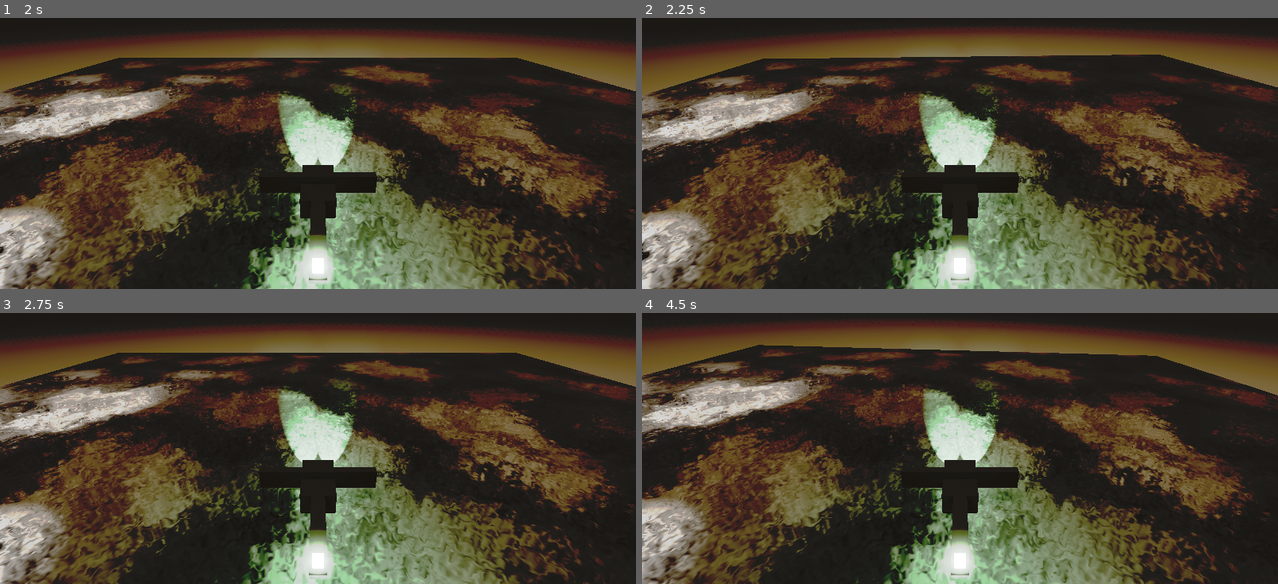
Above: before the commit, frames 1-4 (two rows, left to right).
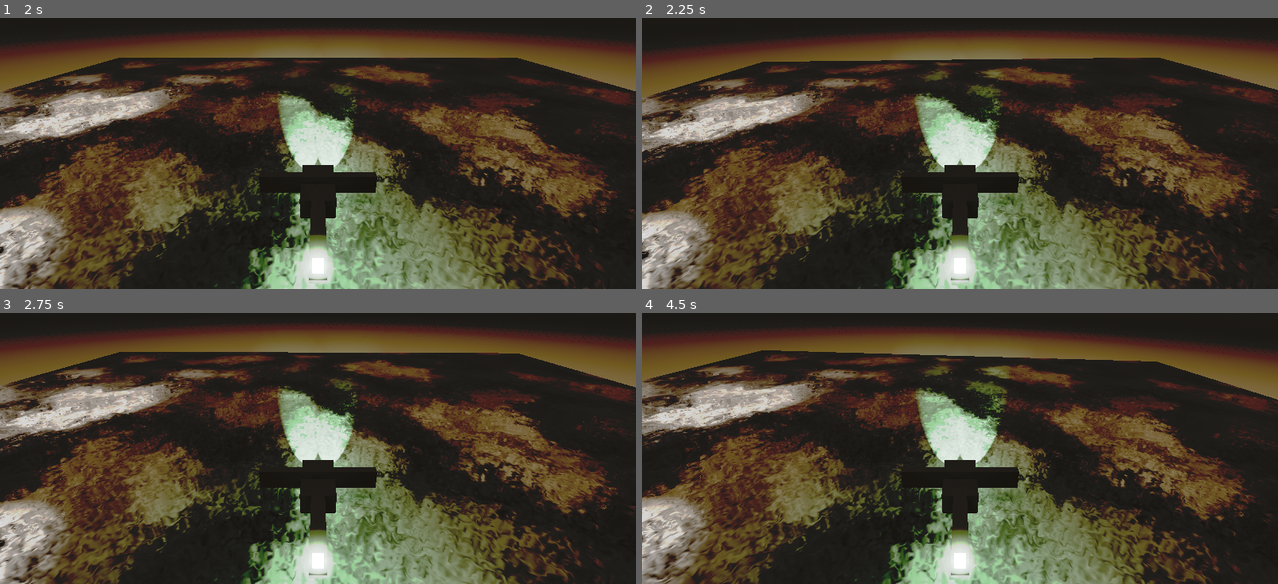
Above: after the commit, the same moments.

Repository: fracter2/here-be-le-dragon
Game: Godot game, scene res://Content/World.tscn
The game is run twice, just before and just after one commit, with the same random seed, the same clock (stepped at 60 frames per second) and the same inputs.
Inputs (mouse positions are in pixels of both pictures, inside the frame that each line leads up to):
- Up to frame 1 (2 s): click (349, 72) at 0.52 s; type "Alex" at 0.6 s; tap M (Menu) at 1.25 s; hold D (barrel_right) from 1.28 s (still down); tap P (flip_pitch) at 1.35 s
- Up to frame 2 (2.25 s): tap Space (thrust_up) at 2 s; release D (barrel_right) at 2.03 s; hold Down (pitch_down) from 2.03 s (still down); tap P (flip_pitch) at 2.1 s
- Up to frame 3 (2.75 s): keep holding Down (pitch_down)
- Up to frame 4 (4.5 s): release Down (pitch_down) at 2.78 s; hold D (barrel_right) 2.78-3.53 s; tap P (flip_pitch) at 2.85, 3.6, 4.35 s; tap Enter at 3.5 s; hold Up (pitch_up) 3.53-4.28 s; tap Space (thrust_up) at 4.25 s; hold A (barrel_left) from 4.28 s (still down)

Frame 1 is identical in both runs. In frame 2, 13% of the frame differs, in the area x 0-100%, y 3-100%; in frame 3, 13%; in frame 4, 25%, in the area x 0-100%, y 2-100%.

Commit message:
Added settings singleton for flipping pitches and simpler name / colors access (local)

Diff:
--- a/Content/World.tscn
+++ b/Content/World.tscn
@@ -358,6 +358,7 @@
 horizontal_alignment = 1
 
 [node name="PilotNameBox" type="HBoxContainer" parent="Menu/Join Game Dialauge/MarginContainer/VBoxContainer"]
+editor_description = "Not used!"
 visible = false
 layout_mode = 2
 
--- a/Multiplayer/multiplayer_input.gd
+++ b/Multiplayer/multiplayer_input.gd
@@ -1,6 +1,6 @@
 extends MultiplayerSynchronizer
 
-var flip_pitch: float = -1
+
 var input_pitch:float = 0
 var input_barrel:float = 0
 var input_yaw:float = 0
@@ -14,18 +14,20 @@
 		set_physics_process(false)
 		return
 
-	if Input.is_action_just_pressed(&"flip_pitch"): flip_pitch = flip_pitch * -1
-	input_pitch = Input.get_axis(&"pitch_down", &"pitch_up") * flip_pitch
-	input_barrel = Input.get_axis(&"barrel_right", &"barrel_left")
-	input_yaw = Input.get_axis(&"yaw_right", &"yaw_left")
+	if Input.is_action_just_pressed(&"flip_pitch"): Settings.flip_pitch = !Settings.flip_pitch
+
+	input_pitch = Input.get_axis(&"pitch_down", &"pitch_up") * Settings.flip_pitch_f
+	input_barrel = Input.get_axis(&"barrel_right", &"barrel_left") * Settings.flip_roll_f
+	input_yaw = Input.get_axis(&"yaw_right", &"yaw_left") * Settings.flip_yaw_f
 	input_thrust = Input.get_axis(&"thrust_down", &"thrust_up")
 	input_forward = Input.get_axis(&"backward", &"forward")
 
 # Called every frame. 'delta' is the elapsed time since the previous frame.
 func _physics_process(_delta: float) -> void:
-	if Input.is_action_just_pressed(&"flip_pitch"): flip_pitch = flip_pitch * -1
-	input_pitch = Input.get_axis(&"pitch_down", &"pitch_up") * flip_pitch
-	input_barrel = Input.get_axis(&"barrel_right", &"barrel_left")
-	input_yaw = Input.get_axis(&"yaw_right", &"yaw_left")
+	if Input.is_action_just_pressed(&"flip_pitch"): Settings.flip_pitch = !Settings.flip_pitch
+
+	input_pitch = Input.get_axis(&"pitch_down", &"pitch_up") * Settings.flip_pitch_f
+	input_barrel = Input.get_axis(&"barrel_right", &"barrel_left") * Settings.flip_roll_f
+	input_yaw = Input.get_axis(&"yaw_right", &"yaw_left") * Settings.flip_yaw_f
 	input_thrust = Input.get_axis(&"thrust_down", &"thrust_up")
 	input_forward = Input.get_axis(&"backward", &"forward")
--- a/Multiplayer/player_entity_manager.gd
+++ b/Multiplayer/player_entity_manager.gd
@@ -14,7 +14,9 @@
 		print("no vehicle found")
 		return
 
-	player.sync_colors.rpc(%ColorPrimary.color, %ColorSecondary.color)
+	Settings.color_primary = %ColorPrimary.color
+	Settings.color_secondary = %ColorSecondary.color
+	player.sync_colors.rpc(Settings.color_primary, Settings.color_secondary)
 
 func _player_custom_name_changed(_new_text:String = ""):
 	var player: Helicopter = get_heli_of_id(multiplayer.get_unique_id())
@@ -22,7 +24,8 @@
 		print("no vehicle found")
 		return
 
-	player.sync_name.rpc(%VehicleName.text)
+	Settings.vehicle_name = %VehicleName.text
+	player.sync_name.rpc(Settings.vehicle_name)
 
 
 func get_heli_of_id(id:int) -> Helicopter:
--- a/Settings.gd
+++ b/Settings.gd
@@ -1,7 +1,7 @@
 extends Node
 
 
-var player_name: String = "Default Name"
+#var player_name: String = "Default Name"
 var vehicle_name: String = "Default Name"
 
 var color_primary: Color = Color("acacac")
